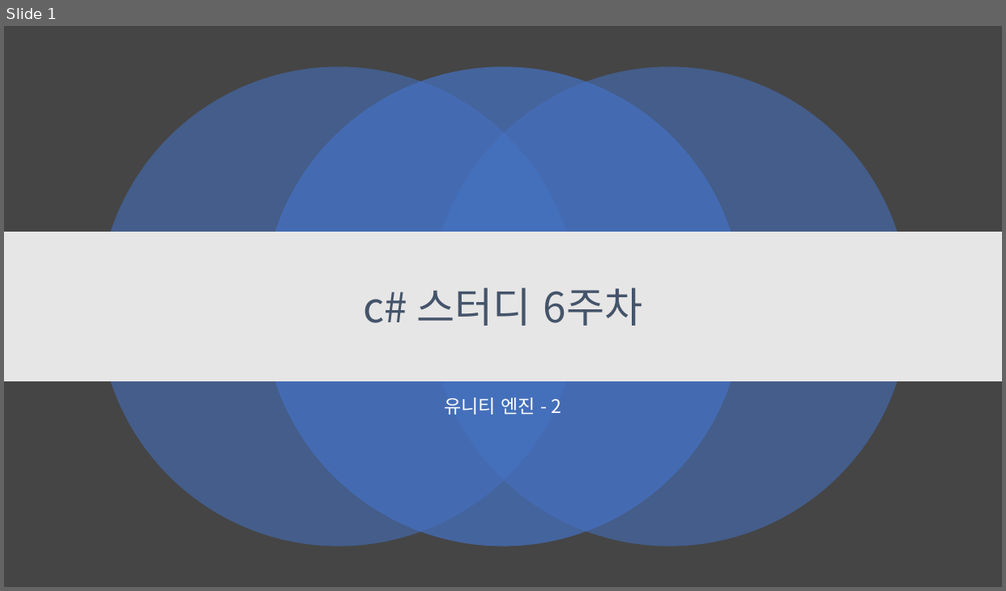
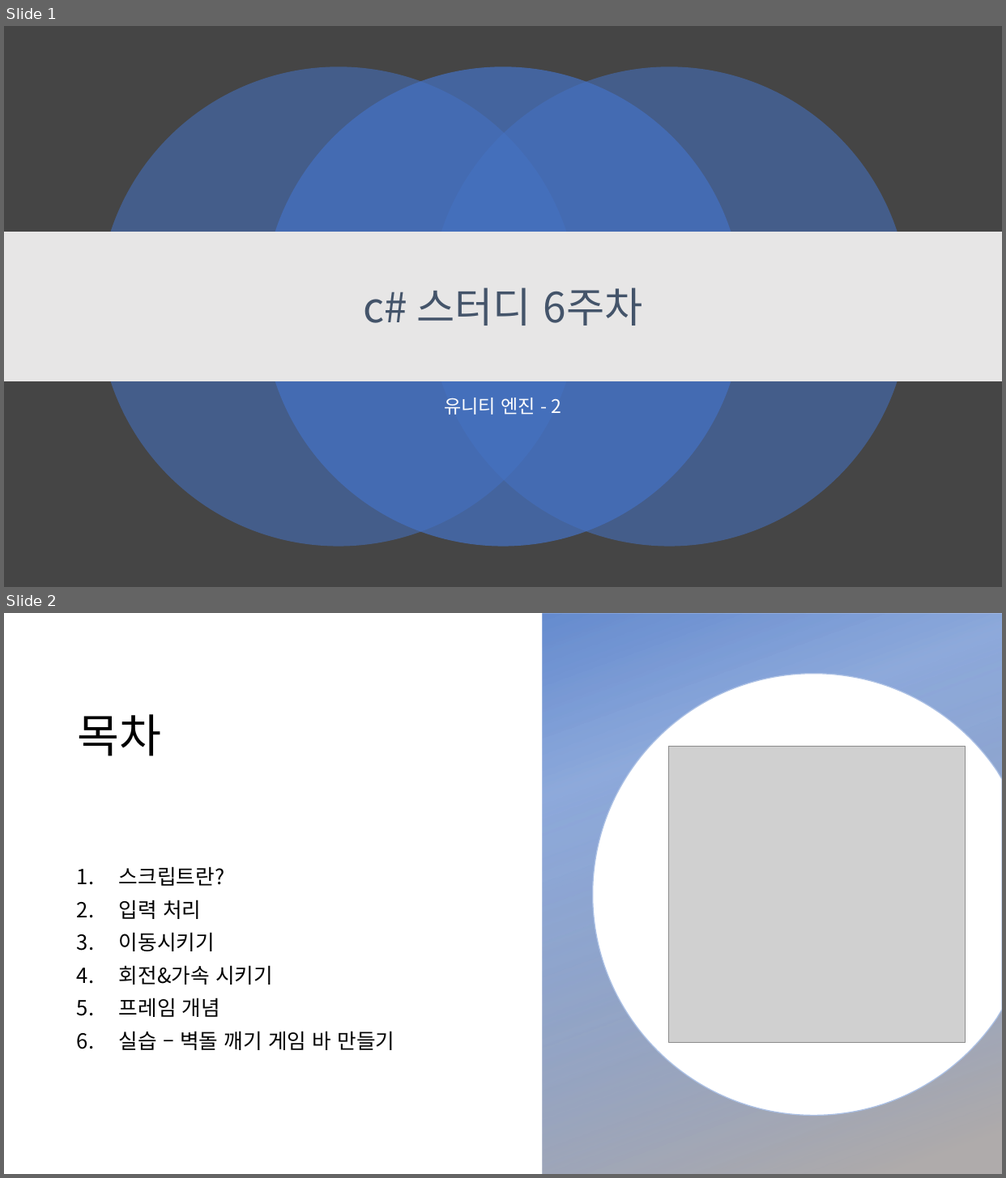
Before and after one commit to kjh99660/Study_powerpoint, a slide deck: C#스터디/c# 스터디 6주 차.pptx. Shown one above the other, each under a label of ours: slide 1 before the commit, slides 1 and 2 after it. The pictures are 1006x591 and 1006x1178 pixels, drawn with LibreOffice and Linux fonts; fonts in the diff are those of the drawing; grey boxes stand for pictures; background and template pictures are left out. Boxes give left, top, right and bottom in pixels: in the first picture for what was removed or moved away, otherwise in the second. Text is boxed around its words. In the diff, an @@ line names an element or a change of style, - is before the commit and + after.

```diff
--- a/C#스터디/c# 스터디 6주 차.pptx
+++ b/C#스터디/c# 스터디 6주 차.pptx
@@ slide 2 added at box(4, 613, 1002, 1174), background picture (left out) @@
@@ rectangle added at box(543, 613, 1002, 1174), fill gradient #4472C4 to #AFABAB @@
@@ freeform shape added at box(592, 674, 1002, 1116), fill #FFFFFF, outline #C5C3C3 1 pt @@
@@ title added at box(77, 714, 161, 756), 44 pt, text #000000 @@
+목차
@@ picture added at box(669, 747, 965, 1043) @@
@@ text added at box(119, 867, 395, 1050), 20 pt, text #000000 @@
+1. 스크립트란?
+2. 입력 처리
+3. 이동시키기
+4. 회전&가속 시키기
+5. 프레임 개념
+6. 실습 – 벽돌 깨기 게임 바 만들기
```
Also in this commit, not shown: 16 other slides added, 1 slide removed, 1 other file.
